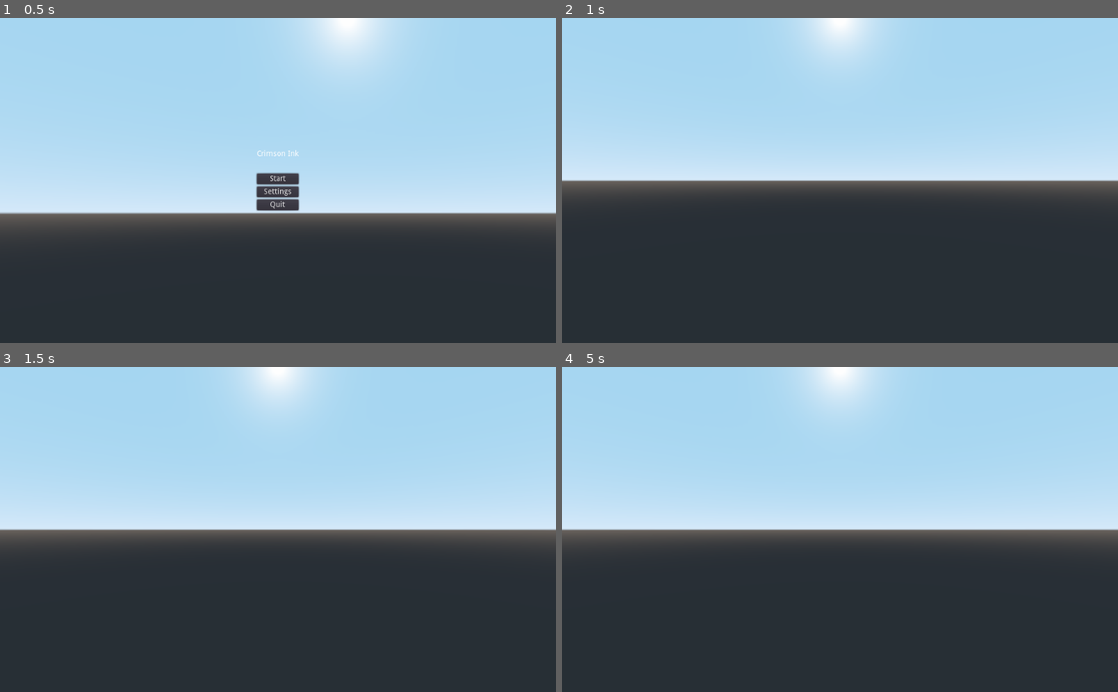
Above: before the commit, frames 1-4 (two rows, left to right).
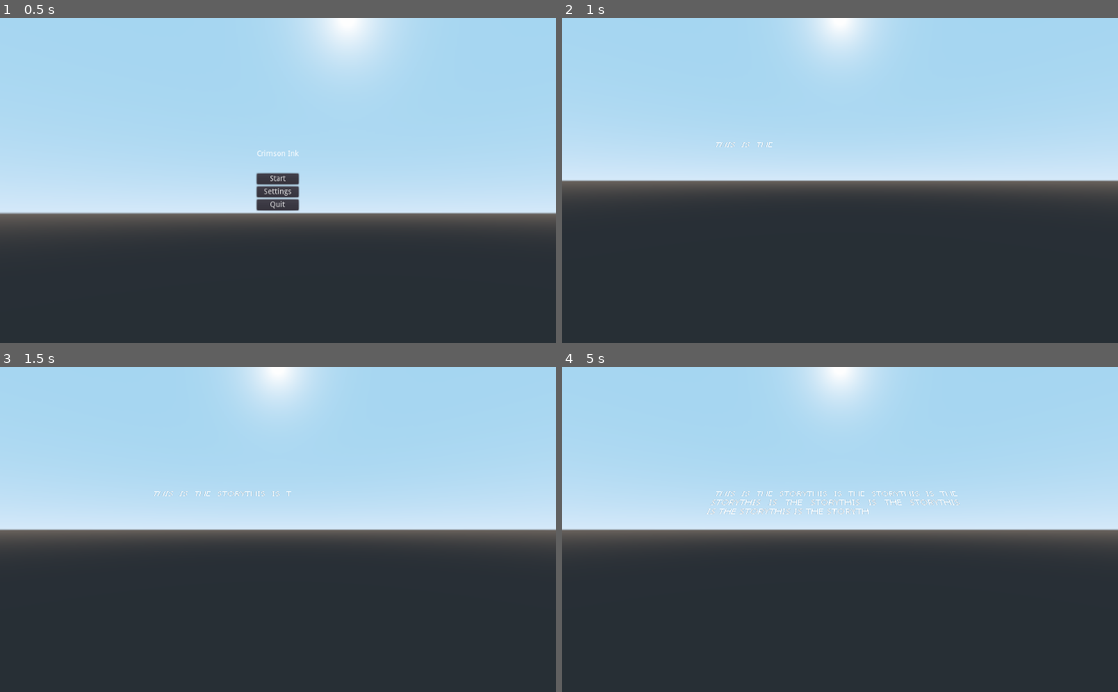
Above: after the commit, the same moments.

Repository: OttoHartvich/BookGame
Game: Godot game, scene res://Autoload/Menu/Menu.tscn
Same seed, same stepped clock (60 frames per second), same inputs: the game is played once before the commit and once after it.
Inputs:
- Up to frame 1 (0.5 s): no input
- Up to frame 2 (1 s): click "Start" at 0.5 s
- Up to frame 3 (1.5 s): tap Enter at 1.25 s
- Up to frame 4 (5 s): tap Space at 2, 3.5 s; tap Enter at 2.75, 4.25 s

Frame 1 is identical in both runs. In frame 2, less than 0.1% of the frame differs, in the area x 27-38%, y 38-40%; in frame 3, less than 0.1%; in frame 4, 0.5%, in the area x 26-72%, y 38-46%.

Commit message:
working text rendering
text renders over time

Diff:
--- a/Godot/Autoload/GameEvents/GameEvents.gd
+++ b/Godot/Autoload/GameEvents/GameEvents.gd
@@ -2,3 +2,4 @@
 
 signal on_start_game
 signal on_game_over
+signal change_page(page)
--- a/Godot/Autoload/Menu/Menu.gd
+++ b/Godot/Autoload/Menu/Menu.gd
@@ -2,7 +2,10 @@
 
 func _on_StartBtn_button_up():
 	GameEvents.emit_signal("on_start_game")
+	print('starting game')
 	get_tree().change_scene("res://Main.tscn")
+
+
 
 func _on_QuitBtn_button_up():
 	get_tree().quit()
--- a/Godot/Main.tscn
+++ b/Godot/Main.tscn
@@ -1,6 +1,11 @@
-[gd_scene format=2]
+[gd_scene load_steps=2 format=2]
 
-[node name="Spatial" type="Spatial"]
+[ext_resource path="res://TextGenerator/TextGenerator.tscn" type="PackedScene" id=1]
+
+[node name="Main" type="Spatial"]
 
 [node name="Camera" type="Camera" parent="."]
-transform = Transform( 1, 0, 0, 0, 1, 0, 0, 0, 1, 0, 0.679844, 0.451451 )
+transform = Transform( 1, 0, 0, 0, 1, 0, 0, 0, 1, 0, 0.679844, 0.896747 )
+
+[node name="TextGenerator" parent="." instance=ExtResource( 1 )]
+transform = Transform( 1, 0, 0, 0, 0.793247, 0.6089, 0, -0.6089, 0.793247, 0, 0.511278, -1.90976 )
--- /dev/null
+++ b/Godot/TextGenerator/StoryBox.gd
@@ -0,0 +1,6 @@
+extends Viewport
+
+func _process(_delta):
+	if get_node("TextRender"):
+		size = get_node("TextRender").rect_size
+	pass
--- /dev/null
+++ b/Godot/TextGenerator/TextGenerator.gd
@@ -0,0 +1,3 @@
+extends Spatial
+
+export var text_speed = 0.1
--- /dev/null
+++ b/Godot/TextGenerator/TextGenerator.tscn
@@ -0,0 +1,35 @@
+[gd_scene load_steps=3 format=2]
+
+[ext_resource path="res://TextGenerator/TextGeneratorSprite.gd" type="Script" id=1]
+[ext_resource path="res://TextGenerator/TextGenerator.gd" type="Script" id=2]
+
+[node name="TextGenerator" type="Spatial"]
+script = ExtResource( 2 )
+text_speed = 0.001
+
+[node name="TextGeneratorSprite" type="Sprite3D" parent="."]
+script = ExtResource( 1 )
+
+[node name="StoryBox" type="Viewport" parent="TextGeneratorSprite"]
+size = Vector2( 358, 184 )
+transparent_bg = true
+handle_input_locally = false
+render_target_v_flip = true
+render_target_update_mode = 3
+
+[node name="TextRender" type="Label" parent="TextGeneratorSprite/StoryBox"]
+size_flags_horizontal = 0
+size_flags_vertical = 0
+text = "THIS IS THE STORYTHIS IS THE STORYTHIS IS THE
+STORYTHIS IS THE STORYTHIS IS THE STORYTHIS
+IS THE STORYTHIS IS THE STORYTHIS IS THE STORYTHIS
+IS THE STORYTHIS IS THE STORYTHIS IS THE STORYTHIS
+ IS THE STORYTHIS IS THE STORYTHIS IS THE STORYTHI
+S IS THE STORYTHIS IS THE STORYTHIS IS THE STORYTHI
+S IS THE STORYTHIS IS THE STORYTHIS IS THE STORYTH
+IS IS THE STORYTHIS IS THE STORYTHIS IS THE STORYTHI
+S IS THE STORYTHIS IS THE STORYTHIS IS THE STORYTHIS
+
+ IS THE STORY"
+align = 3
+valign = 3
--- /dev/null
+++ b/Godot/TextGenerator/TextGeneratorSprite.gd
@@ -0,0 +1,13 @@
+extends Sprite3D
+
+onready var drawing_speed = get_parent().text_speed;
+onready var text_render = get_node("StoryBox/TextRender");
+
+func _ready():
+	texture = $StoryBox.get_texture()
+	text_render.percent_visible = 0;
+	pass
+
+func _process(_delta):
+	if text_render.percent_visible <= 1:
+		text_render.percent_visible = text_render.percent_visible + drawing_speed;
